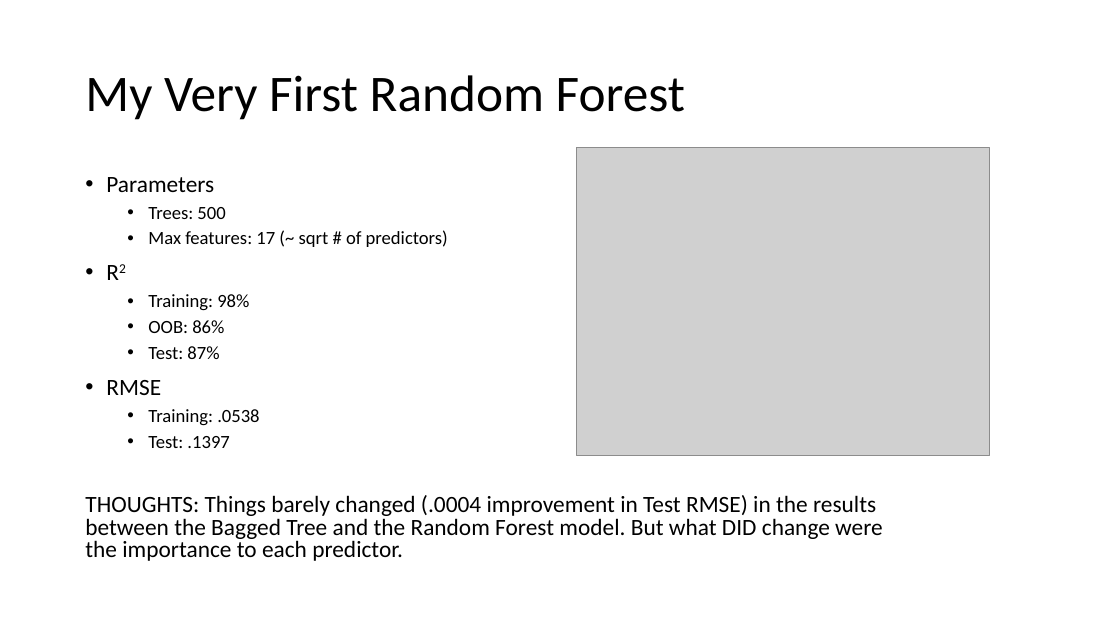
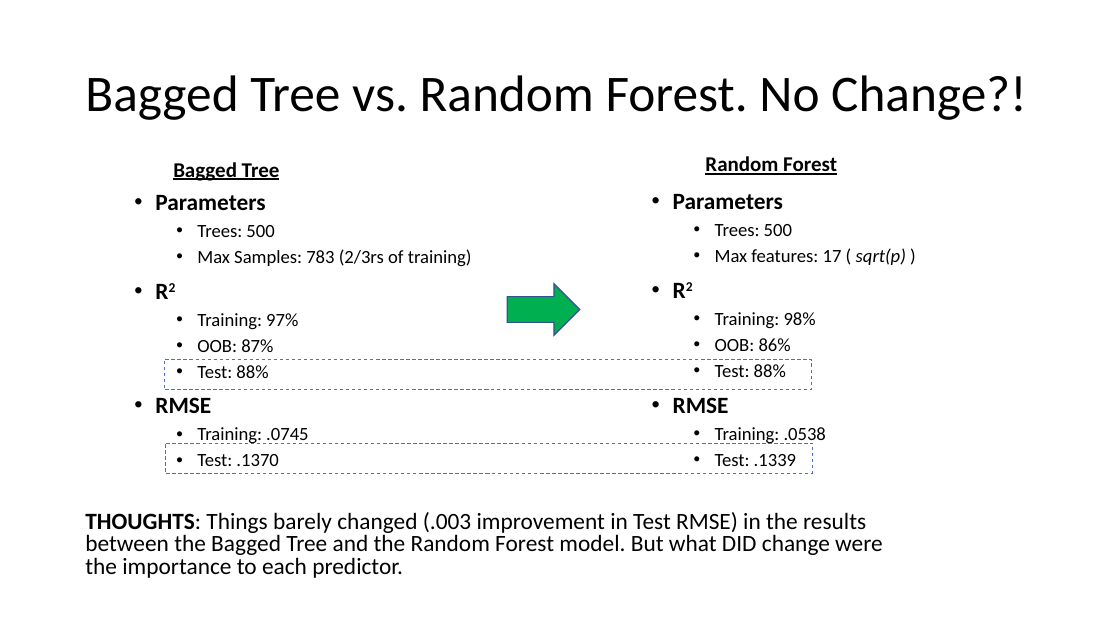
Before and after one commit to reflexiveprophecy/Kaggle_Predict_Ames_Iowa_Housing_Prices, a slide deck: slide 5 of Tree Based Models.pptx (slide 6 before the commit). Drawn at 1120x630 pixels with LibreOffice and Linux fonts; fonts in the diff are those of the drawing; grey boxes stand for pictures. Boxes give left, top, right and bottom in pixels: in the first picture for what was removed or moved away, otherwise in the second. Text is boxed around its words. In the diff, an @@ line names an element or a change of style, - is before the commit and + after.

Commit message:
update slides

```diff
--- a/Tree Based Models.pptx
+++ b/Tree Based Models.pptx
@@ title at (85,75,1027,120): text changed @@
-My Very First Random Forest
+Bagged Tree vs. Random Forest. No Change?!
@@ picture removed at (576,148,990,456) @@
@@ text added at (173,162,280,181), 18 pt, text #000000, bold, underline @@
+Bagged Tree
@@ text added at (705,156,837,175), 18 pt, text #000000, bold, underline @@
+Random Forest
@@ text added at (155,195,472,466), 16 pt, text #000000 @@
+• Parameters
+  • Trees: 500
+  • Max Samples: 783 (2/3rs of training)
+• R2
+  • Training: 97%
+  • OOB: 87%
+  • Test: 88%
+• RMSE
+  • Training: .0745
+  • Test: .1370
@@ text "Parameters": place and size @@
-text "Parameters" at (106,177,448,448)
+text "Parameters" at (673,194,906,466)
@@ text at (673,194,783,413): bold on in "Parameters", "R2", "RMSE" @@
@@ text at (715,248,906,265): text changed @@
-  • Max features: 17 (~ sqrt # of predictors)
+  • Max features: 17 ( sqrt(p) )
@@ right arrow added at (507,284,580,335), fill #00B050, outline #325491 1 pt @@
@@ rectangle added at (164,360,812,390), outline #4472C4 0.75 pt dashed @@
@@ text at (715,364,786,377): text changed @@
-  • Test: 87%
+  • Test: 88%
@@ rectangle added at (165,443,812,473), outline #4472C4 0.75 pt dashed @@
@@ text at (715,454,796,466): text changed @@
-  • Test: .1397
+  • Test: .1339
@@ text at (85,512,883,578): text changed @@
-THOUGHTS: Things barely changed (.0004 improvement in Test RMSE) in the results between the Bagged Tree and the Random Forest model. But what DID change were the importance to each predictor.
+THOUGHTS: Things barely changed (.003 improvement in Test RMSE) in the results between the Bagged Tree and the Random Forest model. But what DID change were the importance to each predictor.
```
Also in this commit, not shown: 7 other slides changed, 1 slide added, 1 slide removed, 3 other files.
